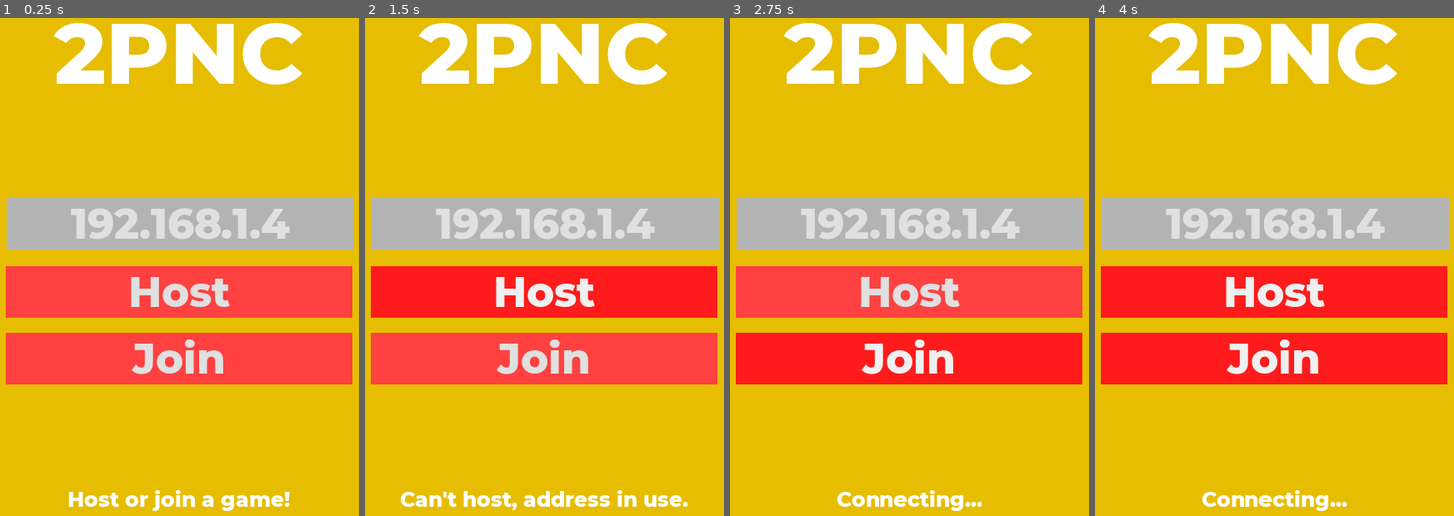
Above: before the commit, frames 1-4 (left to right).
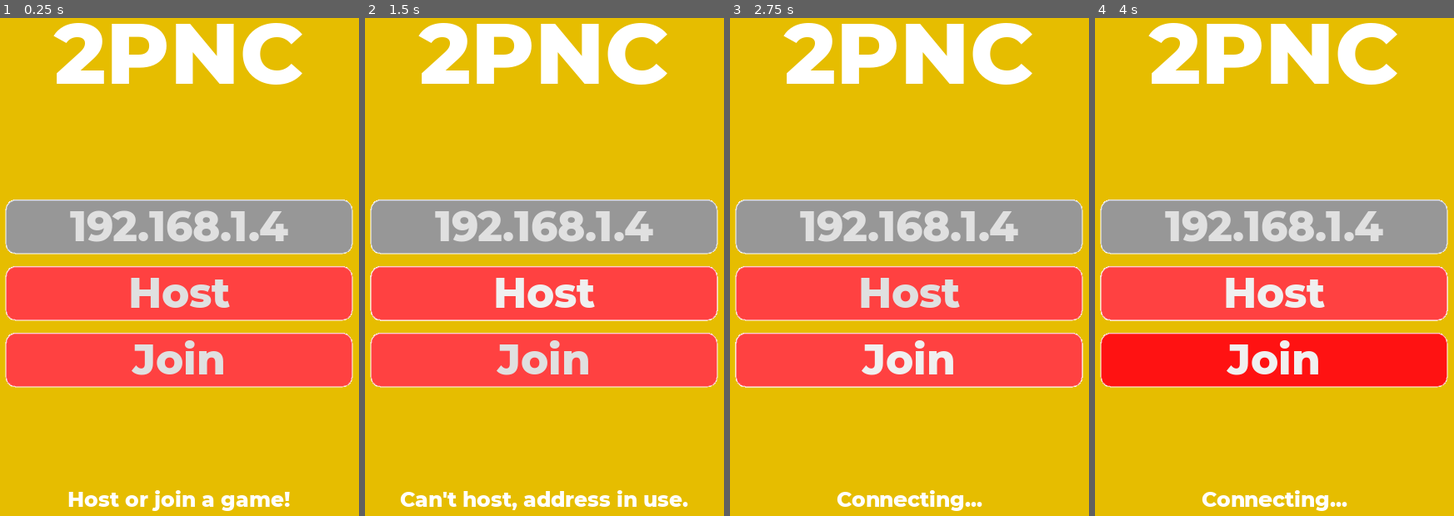
Above: after the commit, the same moments.

Repository: AnjayGoel/2PNC
Game: Godot game, scene res://welcome_screen.tscn
Two runs of this game, one before a commit and one after it. Both use one fixed random seed, a clock stepped at 60 frames per second and the inputs below.
Inputs:
- Up to frame 1 (0.25 s): no input
- Up to frame 2 (1.5 s): tap Enter at 0.5 s; hold Up (move_up) 0.53-1.25 s; click "Host" at 1.25 s
- Up to frame 3 (2.75 s): click "Join" at 2 s
- Up to frame 4 (4 s): hold Down (move_down) 2.78-3.53 s; hold Up (move_up) from 3.53 s (still down)

The runs differ from the first frame. In frame 1, 12% of the frame differs, in the area x 1-99%, y 36-75%; in frame 2, 20%; in frame 3, 20%; in frame 4, 20%.

Commit message:
Add Assets

Diff:
--- a/assets/themes/default_button.tres
+++ /dev/null
@@ -1,4 +0,0 @@
-[gd_resource type="StyleBoxFlat" format=2]
-
-[resource]
-bg_color = Color( 1, 0.254902, 0.254902, 1 )
--- a/assets/themes/disabled_button.tres
+++ /dev/null
@@ -1,4 +0,0 @@
-[gd_resource type="StyleBoxFlat" format=2]
-
-[resource]
-bg_color = Color( 0.266667, 0.266667, 0.266667, 1 )
--- a/assets/themes/welcome_screen.tres
+++ b/assets/themes/font_120.tres
@@ -1,8 +1,8 @@
 [gd_resource type="DynamicFont" load_steps=2 format=2]
 
-[sub_resource type="DynamicFontData" id=1]
+[sub_resource type="DynamicFontData" id=7]
 font_path = "res://assets/fonts/Montserrat-ExtraBold.ttf"
 
 [resource]
-size = 250
-font_data = SubResource( 1 )
+size = 120
+font_data = SubResource( 7 )
--- a/assets/themes/ws_font_2.tres
+++ b/assets/themes/font_250.tres
@@ -4,5 +4,5 @@
 font_path = "res://assets/fonts/Montserrat-ExtraBold.ttf"
 
 [resource]
-size = 120
+size = 250
 font_data = SubResource( 1 )
--- a/assets/themes/ws_font_small.tres
+++ b/assets/themes/font_60.tres
@@ -1,8 +1,8 @@
 [gd_resource type="DynamicFont" load_steps=2 format=2]
 
-[sub_resource type="DynamicFontData" id=1]
+[sub_resource type="DynamicFontData" id=3]
 font_path = "res://assets/fonts/Montserrat-ExtraBold.ttf"
 
 [resource]
-size = 70
-font_data = SubResource( 1 )
+size = 60
+font_data = SubResource( 3 )
--- /dev/null
+++ b/assets/themes/left_end.tres
@@ -0,0 +1,11 @@
+[gd_resource type="StyleBoxFlat" format=2]
+
+[resource]
+bg_color = Color( 1, 0.254902, 0.254902, 1 )
+border_width_top = 6
+border_width_right = 6
+border_width_bottom = 6
+border_color = Color( 1, 1, 1, 1 )
+border_blend = true
+corner_radius_top_right = 30
+corner_radius_bottom_right = 30
--- a/assets/themes/main_theme.tres
+++ b/assets/themes/main_theme.tres
@@ -1,27 +1,123 @@
-[gd_resource type="Theme" load_steps=6 format=2]
+[gd_resource type="Theme" load_steps=11 format=2]
 
-[ext_resource path="res://assets/themes/default_button.tres" type="StyleBox" id=1]
-[ext_resource path="res://assets/themes/disabled_button.tres" type="StyleBox" id=2]
-[ext_resource path="res://assets/themes/pressed_button.tres" type="StyleBox" id=3]
+[ext_resource path="res://assets/themes/font_120.tres" type="DynamicFont" id=1]
+[ext_resource path="res://assets/themes/font_60.tres" type="DynamicFont" id=2]
+
+[sub_resource type="StyleBoxFlat" id=5]
+border_width_left = 4
+border_width_top = 4
+border_width_right = 4
+border_width_bottom = 4
+border_color = Color( 1, 1, 1, 1 )
+border_blend = true
+corner_radius_top_left = 30
+corner_radius_top_right = 30
+corner_radius_bottom_right = 30
+corner_radius_bottom_left = 30
+
+[sub_resource type="StyleBoxFlat" id=4]
+bg_color = Color( 1, 0.254902, 0.254902, 1 )
+border_width_left = 4
+border_width_top = 4
+border_width_right = 4
+border_width_bottom = 4
+border_color = Color( 1, 1, 1, 1 )
+border_blend = true
+corner_radius_top_left = 30
+corner_radius_top_right = 30
+corner_radius_bottom_right = 30
+corner_radius_bottom_left = 30
 
 [sub_resource type="StyleBoxFlat" id=1]
-bg_color = Color( 0.701961, 0.701961, 0.701961, 1 )
+bg_color = Color( 1, 0.0705882, 0.0705882, 1 )
+border_width_left = 4
+border_width_top = 4
+border_width_right = 4
+border_width_bottom = 4
+border_color = Color( 1, 1, 1, 1 )
+border_blend = true
+corner_radius_top_left = 30
+corner_radius_top_right = 30
+corner_radius_bottom_right = 30
+corner_radius_bottom_left = 30
 
-[sub_resource type="StyleBoxFlat" id=2]
-bg_color = Color( 0.701961, 0.701961, 0.701961, 1 )
+[sub_resource type="StyleBoxFlat" id=6]
+bg_color = Color( 1, 0.254902, 0.254902, 1 )
+border_width_left = 4
+border_width_top = 4
+border_width_right = 4
+border_width_bottom = 4
+border_color = Color( 1, 1, 1, 1 )
+border_blend = true
+corner_radius_top_left = 30
+corner_radius_top_right = 30
+corner_radius_bottom_right = 30
+corner_radius_bottom_left = 30
+
+[sub_resource type="StyleBoxFlat" id=7]
+bg_color = Color( 0.592157, 0.592157, 0.592157, 1 )
+border_width_left = 4
+border_width_top = 4
+border_width_right = 4
+border_width_bottom = 4
+border_color = Color( 1, 1, 1, 1 )
+border_blend = true
+corner_radius_top_left = 30
+corner_radius_top_right = 30
+corner_radius_bottom_right = 30
+corner_radius_bottom_left = 30
+
+[sub_resource type="StyleBoxFlat" id=8]
+bg_color = Color( 0.592157, 0.592157, 0.592157, 1 )
+border_width_left = 4
+border_width_top = 4
+border_width_right = 4
+border_width_bottom = 4
+border_color = Color( 1, 1, 1, 1 )
+border_blend = true
+corner_radius_top_left = 30
+corner_radius_top_right = 30
+corner_radius_bottom_right = 30
+corner_radius_bottom_left = 30
+
+[sub_resource type="StyleBoxFlat" id=9]
+border_width_left = 4
+border_width_top = 4
+border_width_right = 4
+border_width_bottom = 4
+border_color = Color( 1, 1, 1, 1 )
+border_blend = true
+corner_radius_top_left = 30
+corner_radius_top_right = 30
+corner_radius_bottom_right = 30
+corner_radius_bottom_left = 30
+
+[sub_resource type="StyleBoxFlat" id=10]
+bg_color = Color( 0.901961, 0.741176, 0, 1 )
+border_width_left = 3
+border_width_top = 3
+border_width_right = 3
+border_width_bottom = 3
+border_color = Color( 1, 1, 1, 1 )
+corner_radius_top_left = 30
+corner_radius_top_right = 30
+corner_radius_bottom_right = 30
+corner_radius_bottom_left = 30
+corner_detail = 10
 
 [resource]
+default_font = ExtResource( 2 )
 Button/colors/font_color = Color( 0.88, 0.88, 0.88, 1 )
 Button/colors/font_color_disabled = Color( 0.9, 0.9, 0.9, 0.2 )
 Button/colors/font_color_hover = Color( 0.94, 0.94, 0.94, 1 )
 Button/colors/font_color_pressed = Color( 1, 1, 1, 1 )
 Button/constants/hseparation = 2
-Button/fonts/font = null
-Button/styles/disabled = ExtResource( 2 )
-Button/styles/focus = ExtResource( 3 )
-Button/styles/hover = ExtResource( 3 )
-Button/styles/normal = ExtResource( 1 )
-Button/styles/pressed = ExtResource( 3 )
+Button/fonts/font = ExtResource( 1 )
+Button/styles/disabled = SubResource( 5 )
+Button/styles/focus = SubResource( 4 )
+Button/styles/hover = SubResource( 1 )
+Button/styles/normal = SubResource( 6 )
+Button/styles/pressed = SubResource( 4 )
 LineEdit/colors/clear_button_color = Color( 0.88, 0.88, 0.88, 1 )
 LineEdit/colors/clear_button_color_pressed = Color( 1, 1, 1, 1 )
 LineEdit/colors/cursor_color = Color( 0.94, 0.94, 0.94, 1 )
@@ -30,8 +126,9 @@
 LineEdit/colors/font_color_uneditable = Color( 0.88, 0.88, 0.88, 0.5 )
 LineEdit/colors/selection_color = Color( 0.49, 0.49, 0.49, 1 )
 LineEdit/constants/minimum_spaces = 12
-LineEdit/fonts/font = null
+LineEdit/fonts/font = ExtResource( 1 )
 LineEdit/icons/clear = null
-LineEdit/styles/focus = ExtResource( 2 )
-LineEdit/styles/normal = SubResource( 1 )
-LineEdit/styles/read_only = SubResource( 2 )
+LineEdit/styles/focus = SubResource( 7 )
+LineEdit/styles/normal = SubResource( 8 )
+LineEdit/styles/read_only = SubResource( 9 )
+Panel/styles/panel = SubResource( 10 )
--- a/assets/themes/pressed_button.tres
+++ /dev/null
@@ -1,4 +0,0 @@
-[gd_resource type="StyleBoxFlat" format=2]
-
-[resource]
-bg_color = Color( 1, 0.105882, 0.105882, 1 )
--- a/prisoners_dilemma.gd
+++ b/prisoners_dilemma.gd
@@ -30,7 +30,6 @@
    timer.set_one_shot(false)
    add_child(timer)
    timer.start()
-
 
 func _on_timer_timeout():
 	curr_time += 1
--- a/prisoners_dilemma.tscn
+++ b/prisoners_dilemma.tscn
@@ -1,8 +1,18 @@
-[gd_scene load_steps=4 format=2]
+[gd_scene load_steps=5 format=2]
 
 [ext_resource path="res://assets/themes/main_theme.tres" type="Theme" id=1]
-[ext_resource path="res://assets/themes/ws_font_small.tres" type="DynamicFont" id=2]
+[ext_resource path="res://assets/themes/left_end.tres" type="StyleBox" id=2]
 [ext_resource path="res://prisoners_dilemma.gd" type="Script" id=4]
+
+[sub_resource type="StyleBoxFlat" id=1]
+bg_color = Color( 1, 0.254902, 0.254902, 1 )
+border_width_left = 4
+border_width_right = 4
+border_width_bottom = 4
+border_color = Color( 1, 1, 1, 1 )
+border_blend = true
+corner_radius_bottom_right = 30
+corner_radius_bottom_left = 30
 
 [node name="PrisonersDilemma" type="Control"]
 anchor_right = 1.0
@@ -15,94 +25,72 @@
 }
 
 [node name="round" type="Label" parent="."]
-anchor_left = 0.5
-anchor_right = 1.0
-anchor_bottom = 0.05
-margin_top = 40.0
-margin_right = -40.0
-custom_fonts/font = ExtResource( 2 )
-text = "Round: 0"
-align = 2
+anchor_top = 0.06
+anchor_bottom = 0.11
+margin_top = 15.0
+margin_right = 40.0
+margin_bottom = 15.0
+size_flags_horizontal = 0
+custom_styles/normal = ExtResource( 2 )
+text = "  Round: 1 "
+align = 1
+valign = 1
 __meta__ = {
 "_edit_use_anchors_": false
 }
 
 [node name="timer" type="Label" parent="."]
 anchor_bottom = 0.05
-margin_left = 40.0
-custom_fonts/font = ExtResource( 2 )
-text = "15"
-align = 1
-valign = 1
-__meta__ = {
-"_edit_use_anchors_": false
-}
-
-[node name="opp" type="Label" parent="."]
-anchor_left = 0.5
-anchor_top = 0.05
-anchor_right = 1.0
+margin_top = 15.0
+margin_right = 40.0
+margin_bottom = 15.0
+custom_styles/normal = ExtResource( 2 )
+text = "  15 "
+align = 1
+valign = 1
+__meta__ = {
+"_edit_use_anchors_": false
+}
+
+[node name="score" type="Label" parent="."]
+anchor_left = 0.4
+anchor_right = 0.6
 anchor_bottom = 0.05
-margin_top = 20.0
-margin_right = -40.0
-custom_fonts/font = ExtResource( 2 )
-text = "0/0"
-align = 2
-valign = 1
-__meta__ = {
-"_edit_use_anchors_": false
-}
-
-[node name="you" type="Label" parent="."]
-anchor_top = 0.05
-anchor_right = 0.5
-anchor_bottom = 0.05
-margin_left = 40.0
-margin_top = 40.0
-margin_bottom = 126.0
-custom_fonts/font = ExtResource( 2 )
-text = "0/0"
-__meta__ = {
-"_edit_use_anchors_": false
-}
-
-[node name="Payoff Detail" type="Label" parent="."]
-anchor_top = 0.15
-anchor_right = 1.0
-anchor_bottom = 0.15
-margin_left = 20.0
-margin_top = 40.0
-custom_fonts/font = ExtResource( 2 )
-text = "Payoff
-(You, Opponent)
-(Confess, Confess) = -5
-(Confess, Deny) = 0
-(Deny, Confess) = -10
-(Deny, Deny) = -1"
-valign = 1
+custom_styles/normal = SubResource( 1 )
+text = "0 vs 0"
+align = 1
+valign = 1
+__meta__ = {
+"_edit_use_anchors_": false
+}
+
+[node name="last_play" type="Label" parent="."]
+anchor_top = 0.52
+anchor_right = 1.0
+anchor_bottom = 0.57
+text = "Last Play: Confess, Deny"
+align = 1
 __meta__ = {
 "_edit_use_anchors_": false
 }
 
 [node name="confess" type="Button" parent="."]
-anchor_top = 0.5
-anchor_right = 1.0
-anchor_bottom = 0.6
+anchor_top = 0.58
+anchor_right = 1.0
+anchor_bottom = 0.68
 margin_left = 40.0
 margin_right = -40.0
-custom_fonts/font = ExtResource( 2 )
 text = "Confess"
 __meta__ = {
 "_edit_use_anchors_": false
 }
 
 [node name="deny" type="Button" parent="."]
-anchor_top = 0.65
-anchor_right = 1.0
-anchor_bottom = 0.75
+anchor_top = 0.7
+anchor_right = 1.0
+anchor_bottom = 0.8
 margin_left = 40.0
 margin_right = -40.0
-custom_fonts/font = ExtResource( 2 )
 text = "Deny"
 __meta__ = {
 "_edit_use_anchors_": false
@@ -116,11 +104,123 @@
 margin_left = 43.1748
 margin_right = -36.8252
 margin_bottom = -40.0
-custom_fonts/font = ExtResource( 2 )
-text = "Goto Lobby"
-__meta__ = {
-"_edit_use_anchors_": false
-}
+text = " Lobby"
+__meta__ = {
+"_edit_use_anchors_": false
+}
+
+[node name="payoff_matix" type="Panel" parent="."]
+anchor_top = 0.15
+anchor_right = 1.0
+anchor_bottom = 0.45
+margin_left = 40.0
+margin_right = -40.0
+__meta__ = {
+"_edit_use_anchors_": false
+}
+
+[node name="GridContainer" type="GridContainer" parent="payoff_matix"]
+anchor_right = 1.0
+anchor_bottom = 1.0
+rect_pivot_offset = Vector2( -906.636, 535.909 )
+theme = ExtResource( 1 )
+columns = 3
+__meta__ = {
+"_edit_use_anchors_": false
+}
+
+[node name="Label" type="Label" parent="payoff_matix/GridContainer"]
+margin_right = 337.0
+margin_bottom = 179.0
+size_flags_horizontal = 3
+size_flags_vertical = 3
+text = "(You, Opp)"
+align = 1
+valign = 1
+
+[node name="Label2" type="Label" parent="payoff_matix/GridContainer"]
+margin_left = 341.0
+margin_right = 668.0
+margin_bottom = 179.0
+size_flags_horizontal = 3
+size_flags_vertical = 3
+text = "Confess"
+align = 1
+valign = 1
+
+[node name="Label3" type="Label" parent="payoff_matix/GridContainer"]
+margin_left = 672.0
+margin_right = 999.0
+margin_bottom = 179.0
+size_flags_horizontal = 3
+size_flags_vertical = 3
+text = "Deny"
+align = 1
+valign = 1
+
+[node name="Label4" type="Label" parent="payoff_matix/GridContainer"]
+margin_top = 183.0
+margin_right = 337.0
+margin_bottom = 362.0
+size_flags_horizontal = 3
+size_flags_vertical = 3
+text = "Confess"
+align = 1
+valign = 1
+
+[node name="Label5" type="Label" parent="payoff_matix/GridContainer"]
+margin_left = 341.0
+margin_top = 183.0
+margin_right = 668.0
+margin_bottom = 362.0
+size_flags_horizontal = 3
+size_flags_vertical = 3
+text = "-5,-5"
+align = 1
+valign = 1
+
+[node name="Label6" type="Label" parent="payoff_matix/GridContainer"]
+margin_left = 672.0
+margin_top = 183.0
+margin_right = 999.0
+margin_bottom = 362.0
+size_flags_horizontal = 3
+size_flags_vertical = 3
+text = "0,-10"
+align = 1
+valign = 1
+
+[node name="Label7" type="Label" parent="payoff_matix/GridContainer"]
+margin_top = 366.0
+margin_right = 337.0
+margin_bottom = 545.0
+size_flags_horizontal = 3
+size_flags_vertical = 3
+text = "Deny"
+align = 1
+valign = 1
+
+[node name="Label8" type="Label" parent="payoff_matix/GridContainer"]
+margin_left = 341.0
+margin_top = 366.0
+margin_right = 668.0
+margin_bottom = 545.0
+size_flags_horizontal = 3
+size_flags_vertical = 3
+text = "-10,0"
+align = 1
+valign = 1
+
+[node name="Label9" type="Label" parent="payoff_matix/GridContainer"]
+margin_left = 672.0
+margin_top = 366.0
+margin_right = 999.0
+margin_bottom = 545.0
+size_flags_horizontal = 3
+size_flags_vertical = 3
+text = "-1,-1"
+align = 1
+valign = 1
 
 [connection signal="pressed" from="confess" to="." method="_on_confess_pressed"]
 [connection signal="pressed" from="deny" to="." method="_on_deny_pressed"]
--- a/project.godot
+++ b/project.godot
@@ -70,5 +70,5 @@
 2d/snapping/use_gpu_pixel_snap=true
 vram_compression/import_etc=true
 vram_compression/import_etc2=false
-environment/default_clear_color=Color( 0.902344, 0.739568, 0, 1 )
+environment/default_clear_color=Color( 0.901961, 0.741176, 0, 1 )
 quality/2d/use_pixel_snap=true
--- a/welcome_screen.tscn
+++ b/welcome_screen.tscn
@@ -1,16 +1,9 @@
-[gd_scene load_steps=7 format=2]
+[gd_scene load_steps=5 format=2]
 
 [ext_resource path="res://assets/themes/main_theme.tres" type="Theme" id=1]
 [ext_resource path="res://welcome_screen.gd" type="Script" id=2]
-[ext_resource path="res://assets/themes/ws_font_2.tres" type="DynamicFont" id=3]
-[ext_resource path="res://assets/themes/welcome_screen.tres" type="DynamicFont" id=4]
-
-[sub_resource type="DynamicFontData" id=1]
-font_path = "res://assets/fonts/Montserrat-ExtraBold.ttf"
-
-[sub_resource type="DynamicFont" id=2]
-size = 60
-font_data = SubResource( 1 )
+[ext_resource path="res://assets/themes/font_250.tres" type="DynamicFont" id=3]
+[ext_resource path="res://assets/themes/font_60.tres" type="DynamicFont" id=4]
 
 [node name="WelcomeScreen" type="Control"]
 anchor_right = 1.0
@@ -25,7 +18,7 @@
 anchor_top = 0.15
 anchor_right = 1.0
 anchor_bottom = 0.3
-custom_fonts/font = ExtResource( 4 )
+custom_fonts/font = ExtResource( 3 )
 text = "2PNC"
 align = 1
 valign = 1
@@ -39,7 +32,6 @@
 anchor_bottom = 0.55
 margin_left = 40.0
 margin_right = -40.0
-custom_fonts/font = ExtResource( 3 )
 text = "Host"
 __meta__ = {
 "_edit_use_anchors_": false
@@ -51,7 +43,6 @@
 anchor_bottom = 0.65
 margin_left = 40.0
 margin_right = -40.0
-custom_fonts/font = ExtResource( 3 )
 text = "Join"
 __meta__ = {
 "_edit_use_anchors_": false
@@ -61,10 +52,11 @@
 anchor_top = 0.8
 anchor_right = 1.0
 anchor_bottom = 1.0
-custom_fonts/font = SubResource( 2 )
+custom_fonts/font = ExtResource( 4 )
 text = "Host or join a game!"
 align = 1
 valign = 1
+autowrap = true
 __meta__ = {
 "_edit_use_anchors_": false
 }
@@ -73,12 +65,9 @@
 anchor_top = 0.45
 anchor_right = 1.0
 anchor_bottom = 0.45
-margin_left = 44.4897
-margin_top = -4.48975
-margin_right = -35.5103
-margin_bottom = 143.51
+margin_left = 40.0
+margin_right = -40.0
 theme = ExtResource( 1 )
-custom_fonts/font = ExtResource( 3 )
 text = "192.168.1.4"
 align = 1
 __meta__ = {
Binary file added: assets/gui/home.png
